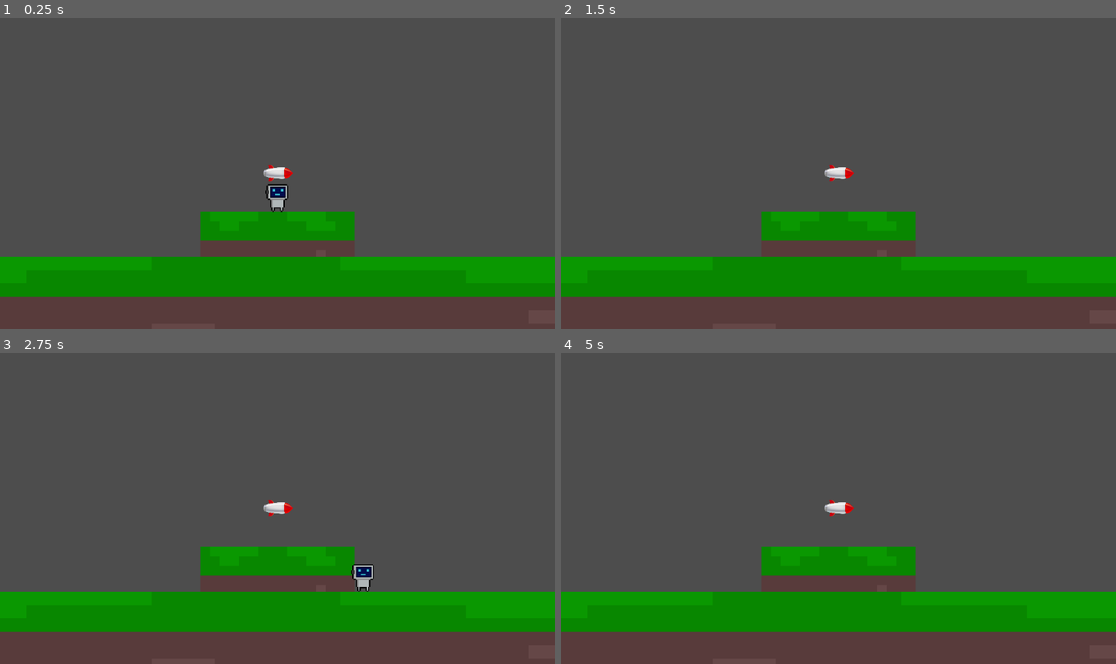
Above: before the commit, frames 1-4 (two rows, left to right).
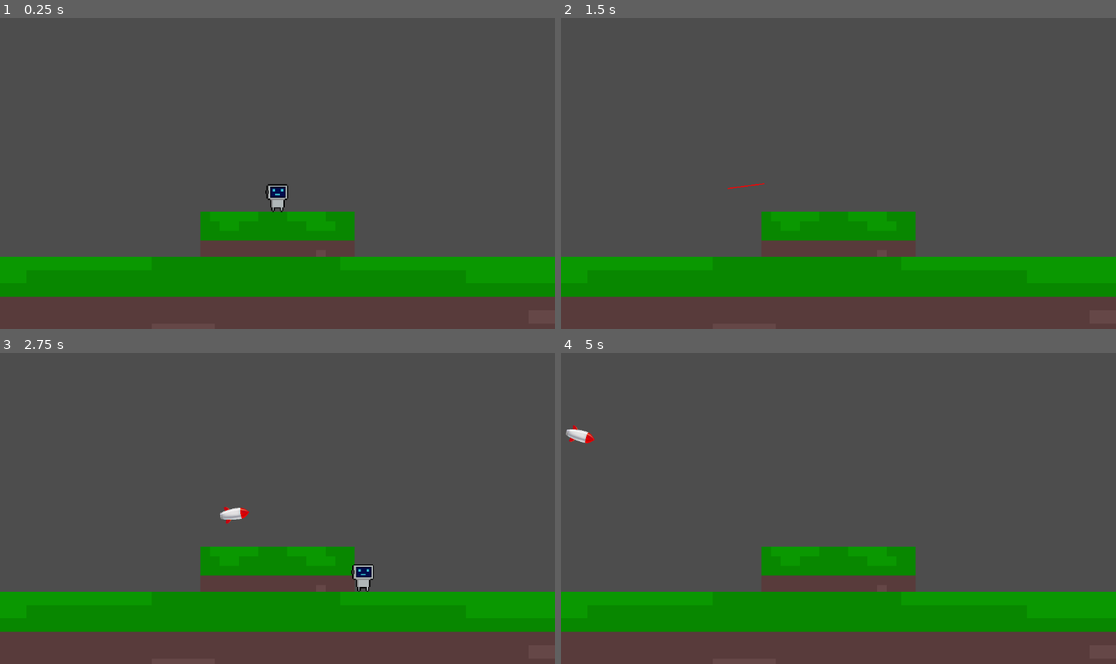
Above: after the commit, the same moments.

Repository: aeriab/kill-the-clanker
Game: Godot game, scene res://game.tscn
The game is run twice, just before and just after one commit, with the same random seed, the same clock (stepped at 60 frames per second) and the same inputs.
Inputs (mouse positions are in pixels of both pictures, inside the frame that each line leads up to):
- Up to frame 1 (0.25 s): no input
- Up to frame 2 (1.5 s): tap Enter (ui_accept) at 0.5, 0.77 s; move the mouse to (960, 157) at 0.52 s; hold Right (ui_right) 0.53-1.25 s; hold Shift 0.53-1.25 s; click (960, 157) at 0.67 s; drag from (727, 189) to (838, 173) at 1.27 s
- Up to frame 3 (2.75 s): move the mouse to (333, 440) at 2.02 s; hold Left (ui_left) from 2.03 s (still down); hold Shift from 2.03 s (still down); click (333, 440) at 2.17 s
- Up to frame 4 (5 s): release Left (ui_left) at 2.75 s; release Shift at 2.75 s; drag from (810, 570) to (672, 461) at 2.77 s; move the mouse to (1005, 555) at 3.52 s; hold Right (ui_right) 3.53-4.25 s; hold Shift 3.53-4.25 s; click (1005, 555) at 3.67 s; tap Enter (ui_accept) at 3.77, 4.25 s; drag from (672, 461) to (838, 508) at 4.27 s

The runs differ from the first frame. In frame 1, 0.2% of the frame differs, in the area x 47-53%, y 47-53%; in frame 2, 0.2%; in frame 3, 0.4%; in frame 4, 0.4%, in the area x 0-53%, y 23-53%.

Commit message:
Missile spawning added

Diff:
--- /dev/null
+++ b/Environment_Stuff/Hazard_Stuff/missile.gd
@@ -0,0 +1,52 @@
+extends Area2D
+
+# --- SETTINGS ---
+@export var speed = 600.0
+@export var blast_radius = 250.0
+@export var max_knockback = 1500.0
+
+var velocity = Vector2.ZERO
+
+# New variables for tracking distance
+var max_travel_distance = 0.0
+var current_travel_distance = 0.0
+
+func _ready():
+	body_entered.connect(_on_impact)
+
+# UPDATED LAUNCH FUNCTION
+func launch(start_pos: Vector2, direction: Vector2, target_explode_pos: Vector2):
+	position = start_pos
+	velocity = direction.normalized() * speed
+	rotation = direction.angle()
+
+	# Calculate exactly how far we need to go before auto-exploding
+	max_travel_distance = start_pos.distance_to(target_explode_pos)
+	current_travel_distance = 0.0
+
+func _physics_process(delta):
+	# Move
+	var move_step = velocity * delta
+	position += move_step
+
+	# Track distance to handle the "Auto-Explode" logic
+	current_travel_distance += speed * delta
+
+	if current_travel_distance >= max_travel_distance:
+		explode()
+
+func _on_impact(body):
+	if body == self: return
+	explode()
+
+func explode():
+	var player = get_tree().get_first_node_in_group("player")
+
+	if player:
+		var dist = global_position.distance_to(player.global_position)
+		if dist < blast_radius:
+			var force_percent = 1.0 - (dist / blast_radius)
+			var push_dir = global_position.direction_to(player.global_position)
+			player.velocity += push_dir * max_knockback * force_percent
+
+	queue_free()
--- a/Environment_Stuff/Hazard_Stuff/missile.tscn
+++ b/Environment_Stuff/Hazard_Stuff/missile.tscn
@@ -1,13 +1,16 @@
-[gd_scene load_steps=3 format=3 uid="uid://byf4ceiehxix5"]
+[gd_scene load_steps=4 format=3 uid="uid://byf4ceiehxix5"]
 
 [ext_resource type="Texture2D" uid="uid://cr3w8hrwyol7d" path="res://Environment_Stuff/Hazard_Stuff/cartoon-missile.png" id="1_8oxxh"]
+[ext_resource type="Script" uid="uid://btuxvlhrb7rrq" path="res://Environment_Stuff/Hazard_Stuff/missile.gd" id="1_s4iwo"]
 
 [sub_resource type="CapsuleShape2D" id="CapsuleShape2D_8oxxh"]
 radius = 11.059551
 height = 58.920143
 
 [node name="Missile" type="Area2D"]
+collision_layer = 4
 collision_mask = 7
+script = ExtResource("1_s4iwo")
 
 [node name="CollisionShape2D" type="CollisionShape2D" parent="."]
 rotation = 1.5707964
--- /dev/null
+++ b/Environment_Stuff/Hazard_Stuff/missile_handler.gd
@@ -0,0 +1,102 @@
+extends Node2D
+
+@onready var missile_scene = preload("res://Environment_Stuff/Hazard_Stuff/missile.tscn")
+
+# How far off-screen should it spawn/die?
+const OFF_SCREEN_MARGIN = 100.0
+
+var is_dragging = false
+var drag_start_pos = Vector2.ZERO
+
+func _unhandled_input(event):
+	if event is InputEventMouseButton and event.button_index == MOUSE_BUTTON_LEFT:
+		if event.pressed:
+			is_dragging = true
+			drag_start_pos = get_global_mouse_position()
+
+		elif is_dragging:
+			is_dragging = false
+			calculate_and_fire(drag_start_pos, get_global_mouse_position())
+
+func calculate_and_fire(p1: Vector2, p2: Vector2):
+	var direction = (p2 - p1).normalized()
+
+	if direction == Vector2.ZERO:
+		return
+
+	# 1. Get the Camera's Viewport in World Coordinates
+	var camera_rect = get_active_camera_rect()
+
+	# 2. Calculate Spawn Position (Backwards from Start Click)
+	# We look in the NEGATIVE direction to find the edge behind us
+	var dist_to_spawn_edge = get_distance_to_edge(p1, -direction, camera_rect)
+	var spawn_pos = p1 - (direction * (dist_to_spawn_edge + OFF_SCREEN_MARGIN))
+
+	# 3. Calculate Explode Position (Forwards from End Click)
+	# We look in the POSITIVE direction to find the edge ahead of us
+	var dist_to_explode_edge = get_distance_to_edge(p2, direction, camera_rect)
+	var explode_pos = p2 + (direction * (dist_to_explode_edge + OFF_SCREEN_MARGIN))
+
+	spawn_missile(spawn_pos, direction, explode_pos)
+
+func spawn_missile(pos, dir, death_pos):
+	var missile = missile_scene.instantiate()
+	get_tree().root.add_child(missile)
+	missile.launch(pos, dir, death_pos)
+
+# --- MATH HELPER FUNCTIONS ---
+
+func get_active_camera_rect() -> Rect2:
+	# Finds the area the camera is currently seeing in World Space
+	var cam = get_viewport().get_camera_2d()
+	var viewport_size = get_viewport_rect().size
+
+	# Fallback if no camera is found (assumes centered at 0,0)
+	var center = Vector2.ZERO
+	var zoom = Vector2.ONE
+
+	if cam:
+		center = cam.get_screen_center_position()
+		zoom = cam.zoom
+
+	# Calculate world size accounting for Zoom
+	var world_size = viewport_size / zoom
+	var top_left = center - (world_size / 2.0)
+
+	return Rect2(top_left, world_size)
+
+func get_distance_to_edge(point: Vector2, travel_dir: Vector2, bounds: Rect2) -> float:
+	# Calculates how far 'point' can travel along 'travel_dir' before hitting 'bounds'
+	var t_x = INF
+	var t_y = INF
+
+	# Check Horizontal Walls (Left/Right)
+	if travel_dir.x != 0:
+		if travel_dir.x > 0:
+			# Moving Right -> Distance to Right Edge
+			t_x = (bounds.end.x - point.x) / travel_dir.x
+		else:
+			# Moving Left -> Distance to Left Edge
+			t_x = (bounds.position.x - point.x) / travel_dir.x
+
+	# Check Vertical Walls (Top/Bottom)
+	if travel_dir.y != 0:
+		if travel_dir.y > 0:
+			# Moving Down -> Distance to Bottom Edge
+			t_y = (bounds.end.y - point.y) / travel_dir.y
+		else:
+			# Moving Up -> Distance to Top Edge
+			t_y = (bounds.position.y - point.y) / travel_dir.y
+
+	# The real intersection is whichever wall we hit first (the smaller distance)
+	return min(t_x, t_y)
+
+# --- VISUALIZATION ---
+func _process(_delta):
+	queue_redraw()
+
+func _draw():
+	if is_dragging:
+		var local_start = to_local(drag_start_pos)
+		var local_mouse = to_local(get_global_mouse_position())
+		draw_line(local_start, local_mouse, Color.RED, 2.0)
--- a/game.tscn
+++ b/game.tscn
@@ -3,7 +3,7 @@
 [ext_resource type="Texture2D" uid="uid://csr0kyi1cept7" path="res://Environment_Stuff/Platform_Stuff/CenterPlatform.png" id="1_80nbo"]
 [ext_resource type="Texture2D" uid="uid://g477xefs3ldb" path="res://Robot_Stuff/LittleRobot.png" id="2_e2o6t"]
 [ext_resource type="Script" uid="uid://5nf7ui5crxh4" path="res://Robot_Stuff/robotMovement.gd" id="2_feb5d"]
-[ext_resource type="PackedScene" uid="uid://byf4ceiehxix5" path="res://Environment_Stuff/Hazard_Stuff/missile.tscn" id="4_fc0e3"]
+[ext_resource type="Script" uid="uid://c66u4wpa87wol" path="res://Environment_Stuff/Hazard_Stuff/missile_handler.gd" id="4_fc0e3"]
 
 [sub_resource type="RectangleShape2D" id="RectangleShape2D_feb5d"]
 size = Vector2(15.995031, 63.94689)
@@ -16,6 +16,7 @@
 [node name="Camera2D" type="Camera2D" parent="."]
 
 [node name="Platform" type="StaticBody2D" parent="."]
+collision_layer = 2
 
 [node name="CollisionShape2D" type="CollisionShape2D" parent="Platform"]
 position = Vector2(0, 719.5)
@@ -32,6 +33,7 @@
 [node name="Platform2" type="StaticBody2D" parent="."]
 position = Vector2(0, 62.324707)
 scale = Vector2(6.518025, 1.3924433)
+collision_layer = 2
 
 [node name="CollisionShape2D" type="CollisionShape2D" parent="Platform2"]
 position = Vector2(0, 719.5)
@@ -45,7 +47,8 @@
 centered = false
 offset = Vector2(-8, 0)
 
-[node name="CharacterBody2D" type="CharacterBody2D" parent="."]
+[node name="CharacterBody2D" type="CharacterBody2D" parent="." groups=["player"]]
+collision_mask = 7
 script = ExtResource("2_feb5d")
 
 [node name="CollisionShape2D" type="CollisionShape2D" parent="CharacterBody2D"]
@@ -56,4 +59,5 @@
 scale = Vector2(2.5, 2.5)
 texture = ExtResource("2_e2o6t")
 
-[node name="Missile" parent="." instance=ExtResource("4_fc0e3")]
+[node name="MissileHandler" type="Node2D" parent="."]
+script = ExtResource("4_fc0e3")
--- a/project.godot
+++ b/project.godot
@@ -19,6 +19,10 @@
 
 Global="*res://Global.gd"
 
+[global_group]
+
+player=""
+
 [input]
 
 reload_scene={
Not shown, added: Environment_Stuff/Hazard_Stuff/missile.gd.uid
Not shown, added: Environment_Stuff/Hazard_Stuff/missile_handler.gd.uid
